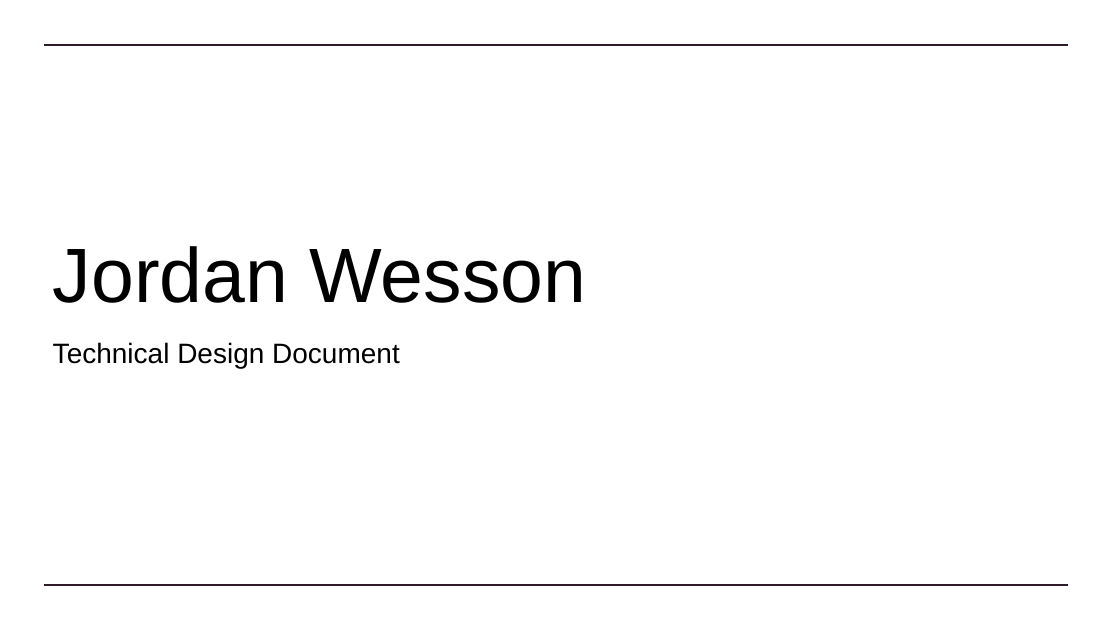
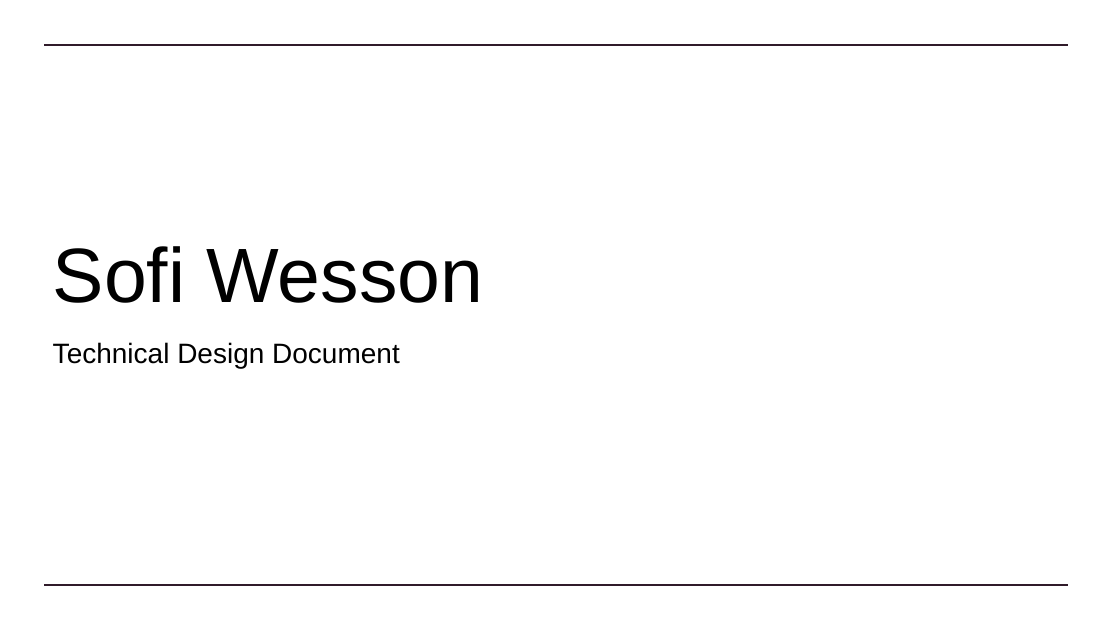
Before and after one commit to Dinoboy173/GameAI, a slide deck: slide 1 of Assessment/SofiWesson TDD.pptx. Drawn at 1120x630 pixels with LibreOffice and Linux fonts; fonts in the diff are those of the drawing. Boxes give left, top, right and bottom in pixels: in the first picture for what was removed or moved away, otherwise in the second. Text is boxed around its words. In the diff, an @@ line names an element or a change of style, - is before the commit and + after.

```diff
--- a/Assessment/SofiWesson TDD.pptx
+++ b/Assessment/SofiWesson TDD.pptx
@@ title at <box>53,246,484,303</box>: text changed @@
-Jordan Wesson
+Sofi Wesson
```
Also in this commit, not shown: 7 other slides changed, 3 slides added, 6 slides removed, 7 other files.
